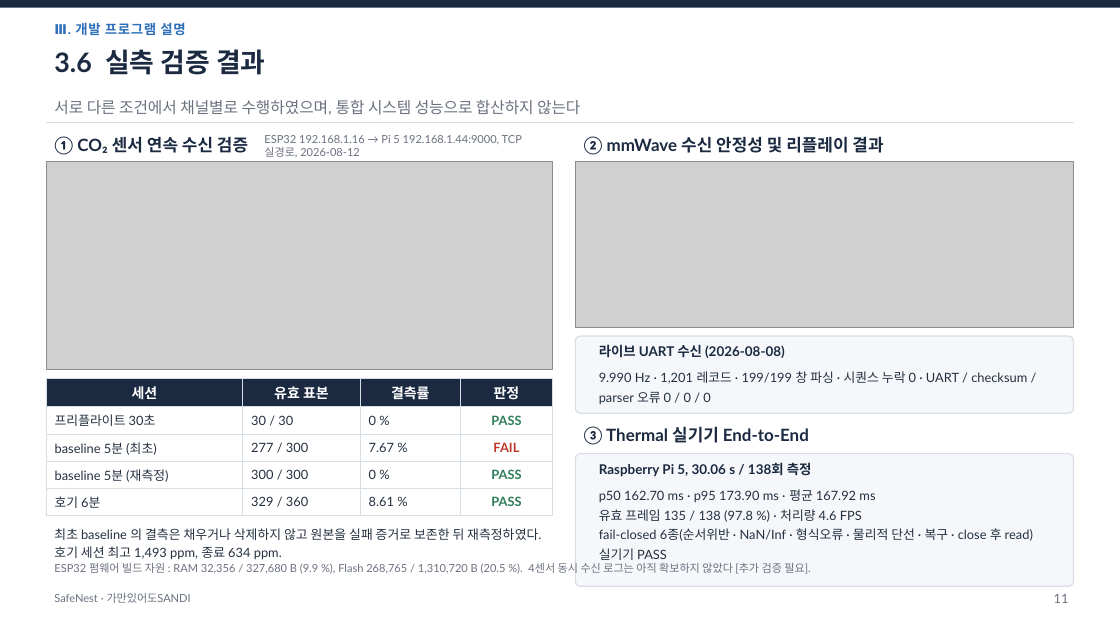
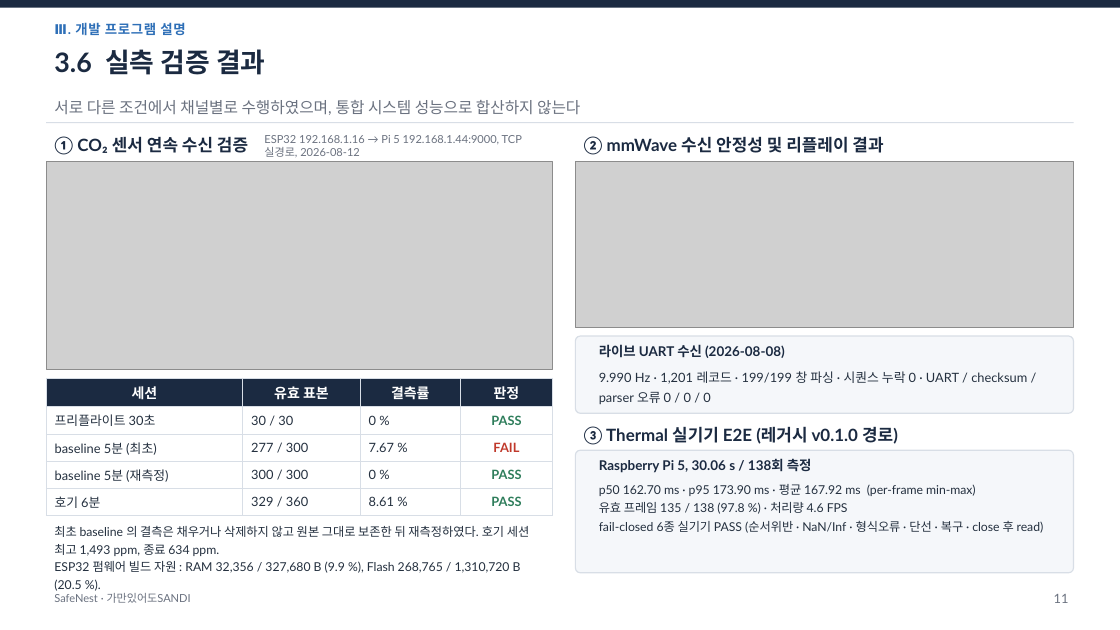
Before and after one commit to jinsu1011/safenest-embedded-competition, a slide deck: slide 12 of final-report/2026ESWContest_자유공모_가만있어도SANDI_개발완료보고서.pptx. Drawn at 1120x630 pixels with LibreOffice and Linux fonts; fonts in the diff are those of the drawing; grey boxes stand for pictures. Boxes give left, top, right and bottom in pixels: in the first picture for what was removed or moved away, otherwise in the second. Text is boxed around its words. In the diff, an @@ line names an element or a change of style, - is before the commit and + after.

```diff
--- a/final-report/2026ESWContest_자유공모_가만있어도SANDI_개발완료보고서.pptx
+++ b/final-report/2026ESWContest_자유공모_가만있어도SANDI_개발완료보고서.pptx
@@ text at [584, 426, 898, 445]: text changed @@
-③ Thermal 실기기 End-to-End
+③ Thermal 실기기 E2E (레거시 v0.1.0 경로)
@@ rounded rectangle: place and size @@
-rounded rectangle at [576, 454, 1074, 586]
+rounded rectangle at [576, 450, 1074, 573]
@@ rounded rectangle at [576, 450, 1074, 573]: proportions changed @@
@@ text "Raspberry Pi 5, 30.06 s ...": place and size @@
-text "Raspberry Pi 5, 30.06 s ..." at [599, 462, 812, 477]
+text "Raspberry Pi 5, 30.06 s ..." at [599, 458, 812, 473]
@@ text at [599, 484, 976, 496]: text changed; size 11 to 10.5 pt @@
-p50 162.70 ms · p95 173.90 ms · 평균 167.92 ms
+p50 162.70 ms · p95 173.90 ms · 평균 167.92 ms (per-frame min-max)
@@ text at [599, 502, 848, 514]: size 11 to 10.5 pt in "유효 프레임 135 / 138 (97.8 %) ..."; line spacing 17pt to 16pt @@
@@ text at [54, 526, 529, 591]: text changed; size 11 to 10.5 pt @@
-최초 baseline 의 결측은 채우거나 삭제하지 않고 원본을 실패 증거로 보존한 뒤 재측정하였다. 호기 세션 최고 1,493 ppm, 종료 634 ppm.
+최초 baseline 의 결측은 채우거나 삭제하지 않고 원본 그대로 보존한 뒤 재측정하였다. 호기 세션 최고 1,493 ppm, 종료 634 ppm.
+ESP32 펌웨어 빌드 자원 : RAM 32,356 / 327,680 B (9.9 %), Flash 268,765 / 1,310,720 B (20.5 %).
@@ text at [599, 521, 1044, 533]: text changed; size 11 to 10.5 pt @@
-fail-closed 6종(순서위반 · NaN/Inf · 형식오류 · 물리적 단선 · 복구 · close 후 read) 실기기 PASS
+fail-closed 6종 실기기 PASS (순서위반 · NaN/Inf · 형식오류 · 단선 · 복구 · close 후 read)
@@ text removed at [54, 562, 810, 574] @@
-ESP32 펌웨어 빌드 자원 : RAM 32,356 / 327,680 B (9.9 %), Flash 268,765 / 1,310,720 B (20.5 %). 4센서 동시 수신 로그는 아직 확보하지 않았다 [추가 검증 필요].
```
Also in this commit, not shown: 19 other slides changed, 28 other files.
